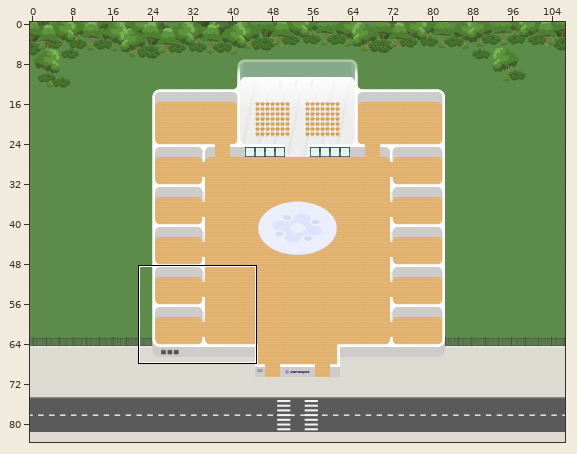
An edit to a level. Tiled map (JSON), 2026-new-Jland/new-jland-2026.tmj. The picture above shows the old version from afar; the outline marks the close-up.
Close-up. The starting point:
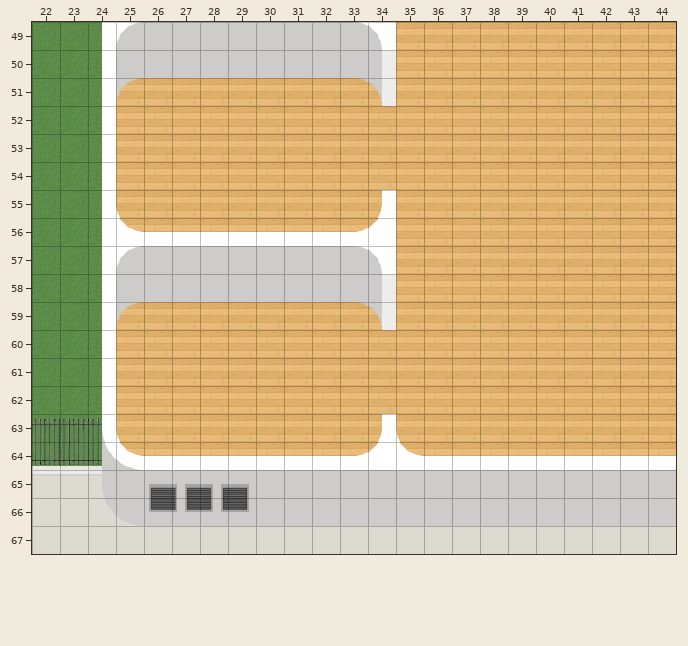
Cells are 32x32 px. Shown: x 22..44, y 49..67. The commit also changed other parts of the map, which this record leaves out.
Once edited:
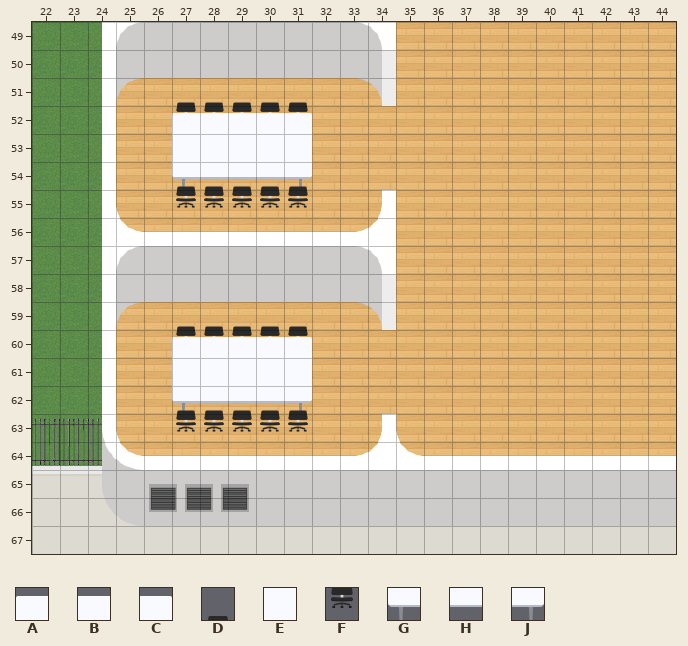
Key: from "Misc": A 0, B 1, C 4, D 5, E 40, F 45, G 80, H 81, J 84.
_ is an empty cell, . an unchanged one.
Tiles of an added or newly shown layer are drawn over the layers below it.
What changed:
--- layer "Misc Down" (added)
@@ x 27..31 @@
-51 _____
-52 _____
+51 DDDDD
+52 FFFFF
@@ x 27..31 @@
-54 _____
+54 GHHHJ
@@ x 27..31 @@
-59 _____
-60 _____
+59 DDDDD
+60 FFFFF
@@ x 27..31 @@
-62 _____
+62 GHHHJ
--- layer "Misc up" (added)
@@ x 27..31 @@
-52 _____
-53 _____
-54 _____
-55 _____
+52 ABBBC
+53 EEEEE
+54 DDDDD
+55 FFFFF
@@ x 27..31 @@
-60 _____
-61 _____
-62 _____
-63 _____
+60 ABBBC
+61 EEEEE
+62 DDDDD
+63 FFFFF
Pixel boxes of the changes (left, top, right, bottom) in both close-ups:
added: (172, 102, 312, 208)
added: (172, 326, 312, 432)
